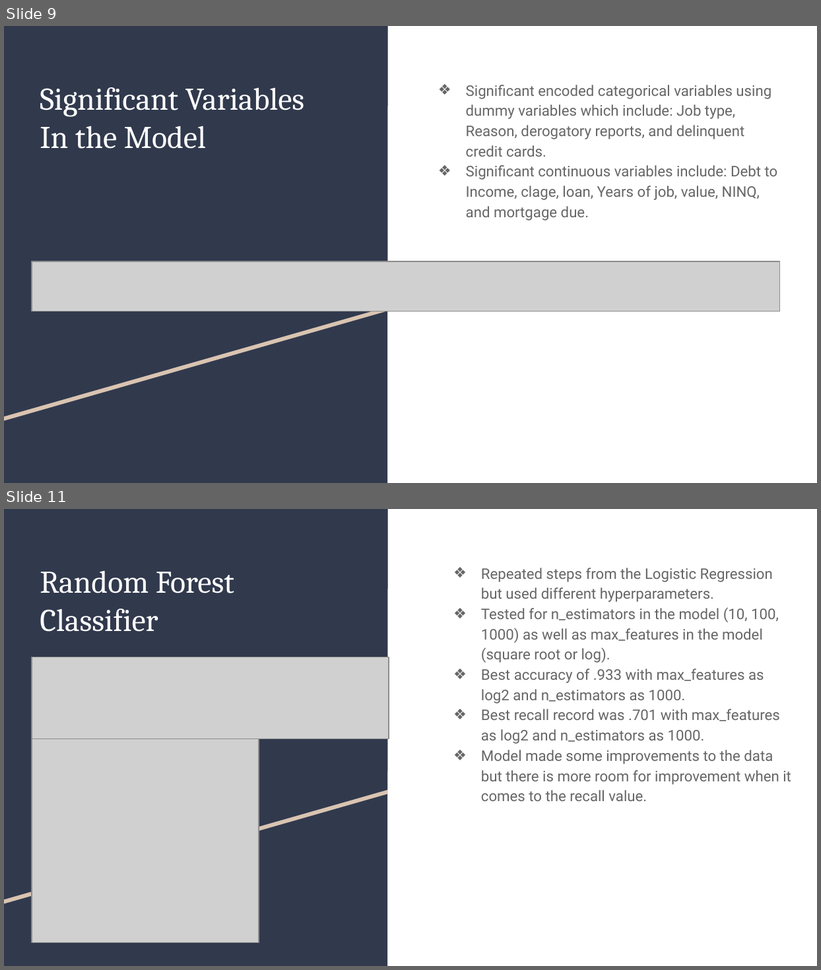
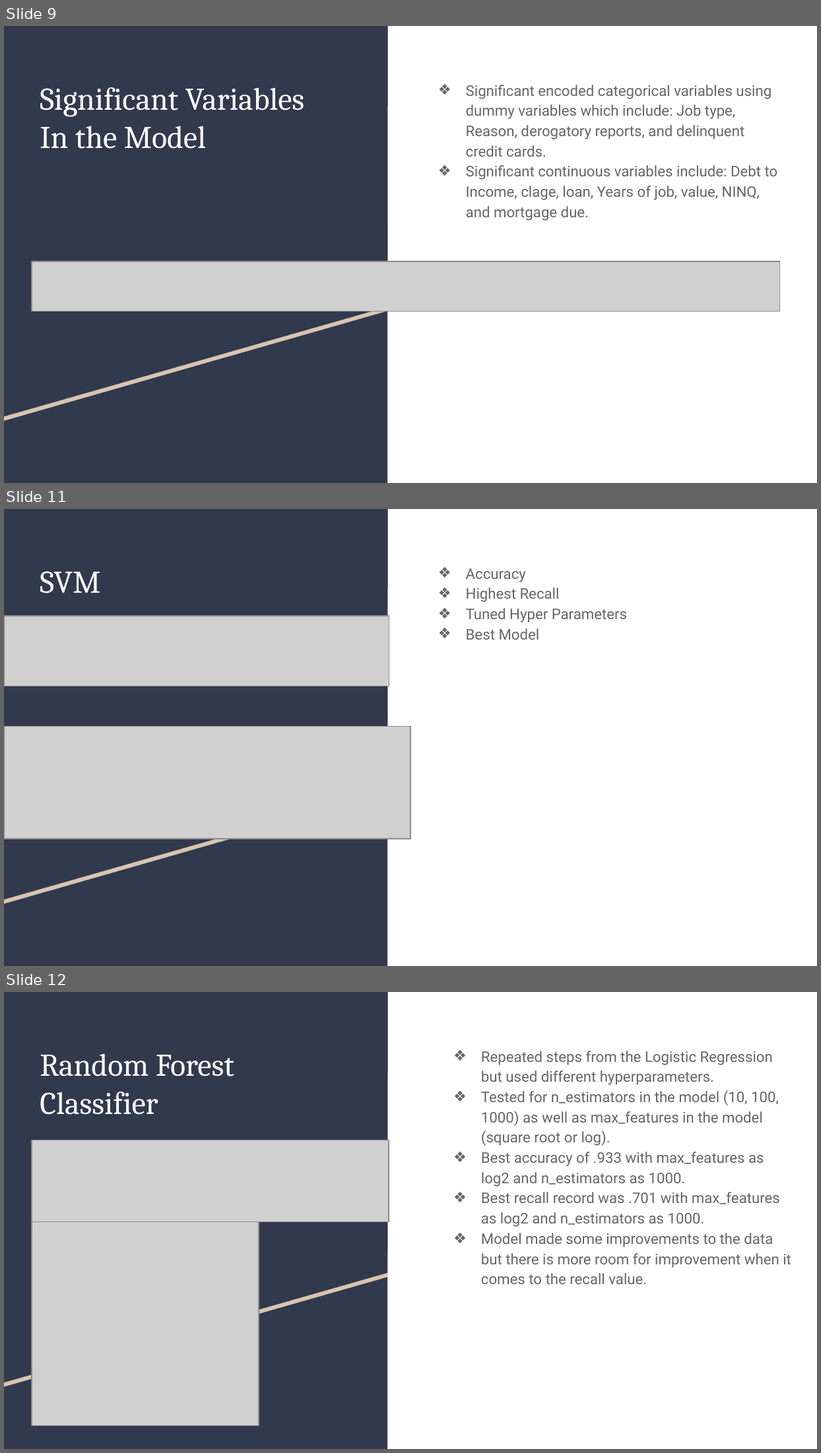
Before and after one commit to jake052799/ThinkfulProjectsAssessmentsandData, a slide deck: Capstone Folder/HMEQCapstone2/HomeEquityDefaultPrediction.pptx. Shown one above the other, each under a label of ours: slides 9 and 11 before the commit, slides 9, 11 and 12 after it; the slides between them are not shown. The pictures are 821x970 and 821x1453 pixels, drawn with LibreOffice and Linux fonts; fonts in the diff are those of the drawing; grey boxes stand for pictures. Boxes give left, top, right and bottom in pixels: in the first picture for what was removed or moved away, otherwise in the second. Text is boxed around its words. In the diff, an @@ line names an element or a change of style, - is before the commit and + after.

```diff
--- a/Capstone Folder/HMEQCapstone2/HomeEquityDefaultPrediction.pptx
+++ b/Capstone Folder/HMEQCapstone2/HomeEquityDefaultPrediction.pptx
@@ slide 11 added at (4,509,817,966), background #FFFFFF; not listed: 3 template elements that a slide beside it also shows @@
@@ title added at (40,571,100,593), 28 pt, text #FFFFFF @@
+SVM
@@ text added at (466,568,627,640), 13 pt, text #666666 @@
+❖ Accuracy
+❖ Highest Recall
+❖ Tuned Hyper Parameters
+❖ Best Model
@@ picture added at (4,615,389,687) @@
@@ picture added at (4,726,411,838) @@
@@ what was slide 11 is now slide 12 @@
```
Also in this commit, not shown: 5 slides changed.
